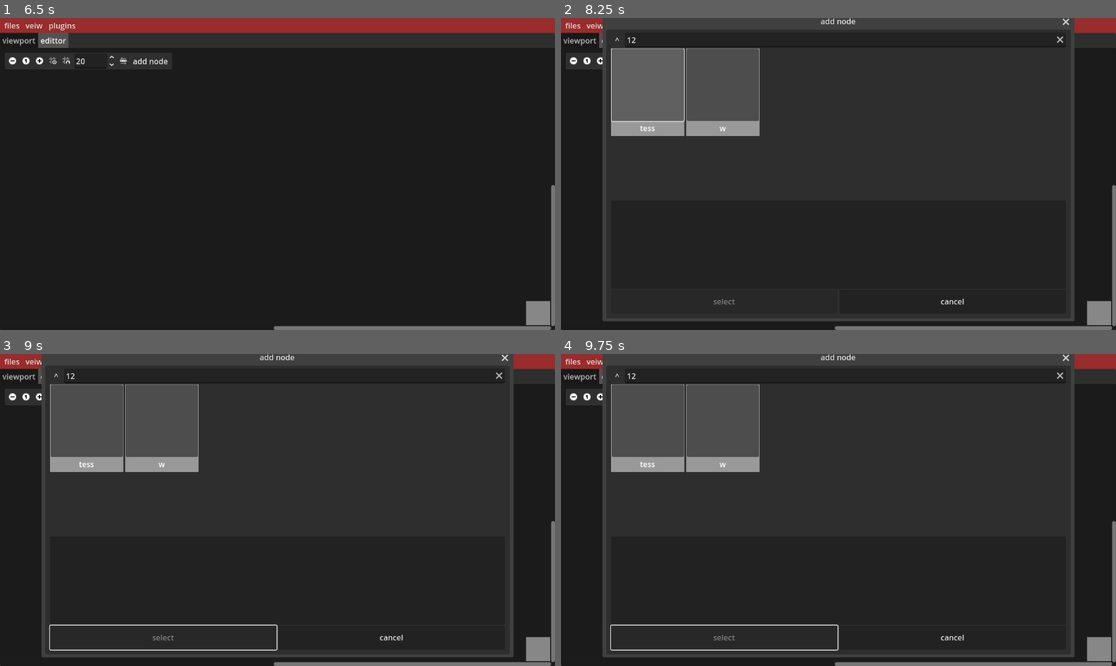
Above: before the commit, frames 1-4 (two rows, left to right).
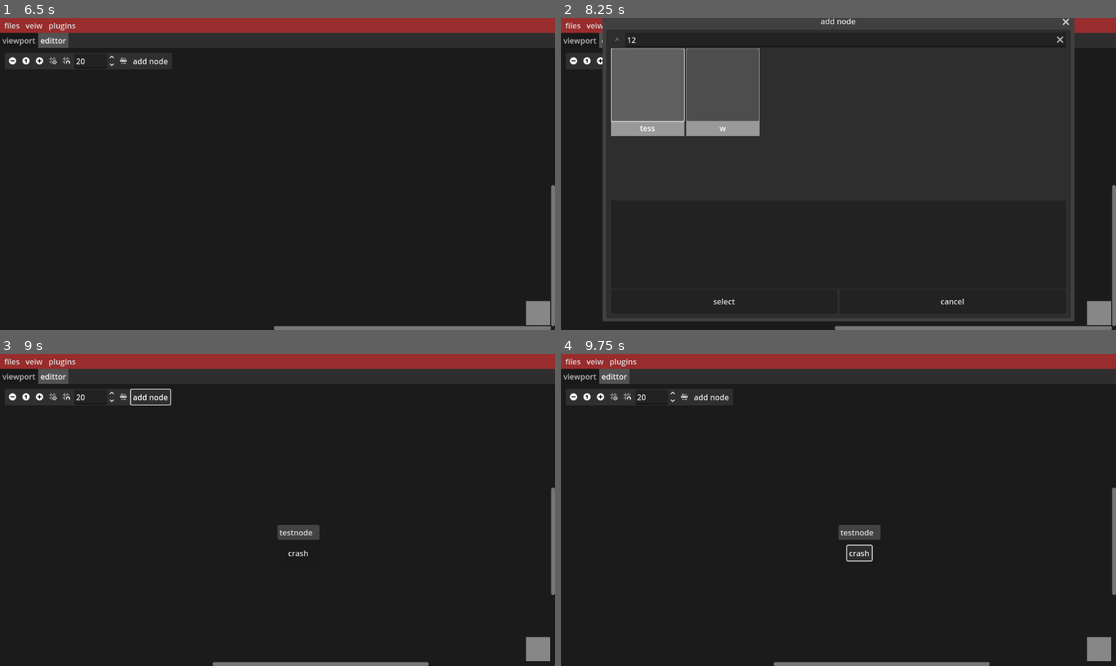
Above: after the commit, the same moments.

Repository: Phoenix-162/papers
Game: Godot game, scene res://scene/main.tscn
Two runs of this game, one before a commit and one after it. Both use one fixed random seed, a clock stepped at 60 frames per second and the inputs below.
Inputs (mouse positions are in pixels of both pictures, inside the frame that each line leads up to):
- Up to frame 1 (6.5 s): click "files" at 0.5 s; click "veiw" at 1.25 s; click "plugins" at 2 s; click (11, 61) at 2.75 s; click (38, 61) at 3.5 s; click (55, 61) at 4.25 s; click (66, 61) at 5 s; click (122, 61) at 5.75 s
- Up to frame 2 (8.25 s): click "add node" at 6.5 s; click (844, 39) at 7.27 s; type "12" at 7.35 s; click (649, 83) at 8.02 s
- Up to frame 3 (9 s): click (160, 637) at 8.75 s, where only the run after the commit has a clickable "select"
- Up to frame 4 (9.75 s): click (860, 553) at 9.5 s, where only the run after the commit has a clickable "crash"

Frame 1 is identical in both runs. In frame 2, less than 0.1% of the frame differs, in the area x 9-32%, y 6-92%; in frame 3, 15%; in frame 4, 15%, in the area x 7-100%, y 0-100%.

Commit message:
adding feture to create node

Diff:
--- /dev/null
+++ b/assets/icons/favorites button.svg
@@ -0,0 +1,61 @@
+<?xml version="1.0" encoding="UTF-8" standalone="no"?>
+<!-- Created with Inkscape (http://www.inkscape.org/) -->
+
+<svg
+   width="143.24986mm"
+   height="136.95836mm"
+   viewBox="0 0 143.24986 136.95836"
+   version="1.1"
+   id="svg1"
+   inkscape:version="1.4.2 (f4327f4, 2025-05-13)"
+   sodipodi:docname="favorites button.svg"
+   xmlns:inkscape="http://www.inkscape.org/namespaces/inkscape"
+   xmlns:sodipodi="http://sodipodi.sourceforge.net/DTD/sodipodi-0.dtd"
+   xmlns="http://www.w3.org/2000/svg"
+   xmlns:svg="http://www.w3.org/2000/svg">
+  <sodipodi:namedview
+     id="namedview1"
+     pagecolor="#ffffff"
+     bordercolor="#000000"
+     borderopacity="0.25"
+     inkscape:showpageshadow="2"
+     inkscape:pageopacity="0.0"
+     inkscape:pagecheckerboard="0"
+     inkscape:deskcolor="#d1d1d1"
+     inkscape:document-units="mm"
+     inkscape:zoom="0.65477694"
+     inkscape:cx="282.53897"
+     inkscape:cy="384.10027"
+     inkscape:window-width="1920"
+     inkscape:window-height="974"
+     inkscape:window-x="-11"
+     inkscape:window-y="-11"
+     inkscape:window-maximized="1"
+     inkscape:current-layer="layer1" />
+  <defs
+     id="defs1" />
+  <g
+     inkscape:label="Layer 1"
+     inkscape:groupmode="layer"
+     id="layer1"
+     transform="translate(-30.229386,-46.721751)">
+    <path
+       sodipodi:type="star"
+       style="fill:#bdbdbd;fill-opacity:1;stroke:#52add0;stroke-width:2;stroke-dasharray:2, 24;stroke-opacity:0;paint-order:stroke fill markers"
+       id="path1"
+       inkscape:flatsided="false"
+       sodipodi:sides="5"
+       sodipodi:cx="103.4449"
+       sodipodi:cy="114.35511"
+       sodipodi:r1="75.320862"
+       sodipodi:r2="39.446835"
+       sodipodi:arg1="0.92622228"
+       sodipodi:arg2="1.5545408"
+       inkscape:rounded="0"
+       inkscape:randomized="0"
+       d="M 148.70204,174.56328 104.0861,153.79673 60.168758,176.00256 66.13183,127.15306 31.441631,92.247162 79.742954,82.823055 102.22057,39.0442 l 23.88879,43.025079 48.58214,7.849077 -33.53725,36.015064 z"
+       inkscape:transform-center-x="0.41777589"
+       inkscape:transform-center-y="-0.12666893"
+       transform="translate(-1.2122458,7.677552)" />
+  </g>
+</svg>
--- a/scene/gui/body.tscn
+++ b/scene/gui/body.tscn
@@ -55,7 +55,7 @@
 [node name="world" type="SubViewport" parent="TabContainer/viewport"]
 world_3d = SubResource("World3D_brvut")
 handle_input_locally = false
-size = Vector2i(851, 459)
+size = Vector2i(2, 2)
 render_target_update_mode = 0
 
 [node name="origin" type="Node3D" parent="TabContainer/viewport/world"]
--- a/scene/gui/node picker.tscn
+++ b/scene/gui/node picker.tscn
@@ -43,6 +43,7 @@
 unique_name_in_owner = true
 layout_mode = 2
 tooltip_text = "back"
+disabled = true
 text = " ^ "
 flat = true
 
@@ -96,3 +97,4 @@
 "
 
 [connection signal="pressed" from="Panel/MarginContainer/wraper/wraper/back" to="Panel/MarginContainer/wraper/scroll/selector" method="_on_back_pressed"]
+[connection signal="folder_opened" from="Panel/MarginContainer/wraper/scroll/selector" to="." method="_on__folder_opened"]
--- a/script/cores/body.gd
+++ b/script/cores/body.gd
@@ -2,8 +2,12 @@
 var selector:Window = preload("res://scene/gui/node picker.tscn").instantiate(PackedScene.GEN_EDIT_STATE_MAIN)
 
 
+
+
+
 func _ready() -> void:
 	var button: Button = Button.new()
+	selector.start($TabContainer/edittor/GraphEdit)
 	var menu : Control = $TabContainer/edittor/GraphEdit.get_menu_hbox()
 	menu.add_child(button)
 	button.text = "add node"
--- a/script/cores/component/Papers.gd
+++ b/script/cores/component/Papers.gd
@@ -6,6 +6,10 @@
 	static func _static_init() -> void:
 		node.name = "storage"
 
+class dockingManager:
+	pass
+
+
 
 
 func _init() -> void:
--- a/script/cores/component/node_picker.gd
+++ b/script/cores/component/node_picker.gd
@@ -9,10 +9,22 @@
 			child = {
 				"q" = "res://script/nodes/node.gd",
 				"qq" = "res://script/nodes/node.gd",
+				"e" = {
+					name = "a",
+					child = {
+						"q" = "res://script/nodes/node.gd",
+						"qq" = "res://script/nodes/node.gd",
+					}
+				}
 			}
 		}
 	}
 }
+
+func start(graph:GraphEdit):
+	pass
+
+
 func pick(graph:GraphEdit)-> void:
 	%selector.selected.connect(node_selected.bind(graph))
 	%cancel.pressed.connect(func (): hide())
@@ -20,10 +32,9 @@
 	pass
 
 
-func node_created(card:Control,graph:GraphEdit):
-	var node:GraphNode =card.get_node_or_null("node")
-	if node == null:
-		return
+func create_node(card:Control,graph:GraphEdit):
+	var node:GraphNode = card.get_node_or_null("node").duplicate(DuplicateFlags.DUPLICATE_SCRIPTS)
+	node.visible = true
 	node.position_offset = (graph.scroll_offset + graph.size / 2) / graph.zoom - node.size / 2;
 	graph.add_child(node)
 	if node.has_method("create"):
@@ -33,5 +44,10 @@
 
 
 func node_selected(card: Control,graph:GraphEdit) -> void:
-	print(card)
+	%ok.pressed.connect(create_node.bind(card,graph))
+	%ok.disabled = false
 	pass # Replace with function body.
+
+
+func _on__folder_opened(card: Control, child: Dictionary) -> void:
+	pass # Replace with function body.
--- a/script/cores/component/selector.gd
+++ b/script/cores/component/selector.gd
@@ -1,5 +1,6 @@
 extends GridContainer
 signal selected(card:Control)
+signal folder_opened(card:Control,child:Dictionary)
 var group_stack:Array
 var card = preload("res://scene/gui/components/selection card.tscn")
 var card_storage:Node = Node.new()
@@ -20,7 +21,6 @@
 		var node = nodes.child[id]
 		var new_card = card.instantiate()
 		new_card.pressed.connect(pressed.bind(new_card))
-
 		if node is Dictionary:
 			add_child(new_card)
 			new_card.set_text(nodes.child[id].name)
@@ -40,15 +40,20 @@
 
 func pressed(card_self:Control):
 	#todo implemet the grup open featue prevues one got memeory leak
+	var arr:Array = []
 	var node = card_self.get_node_or_null("node")
 	if not node == null:
 		emit_signal("selected",card_self)
 		pass
 	else:
 		%back.disabled = false
-		group_stack.append(get_children())
+
 		for i:Control in get_children():
+			if i.visible:
+				arr.append(i)
 			i.hide()
+		group_stack.append(arr)
+		emit_signal("folder_opened",card_self,card_self.get_meta("child"))
 		display(card_self.get_meta("child"))
 		pass
 	pass
--- a/script/nodes/node.gd
+++ b/script/nodes/node.gd
@@ -10,4 +10,5 @@
 	btn.text = "crash"
 	add_child(btn)
 	btn.pressed.connect(func ():
-		OS.crash("err"))
+		OS.alert("tess")
+		)
Not shown, added: assets/icons/favorites button.svg.import
Not shown, changed: export_presets.cfg
